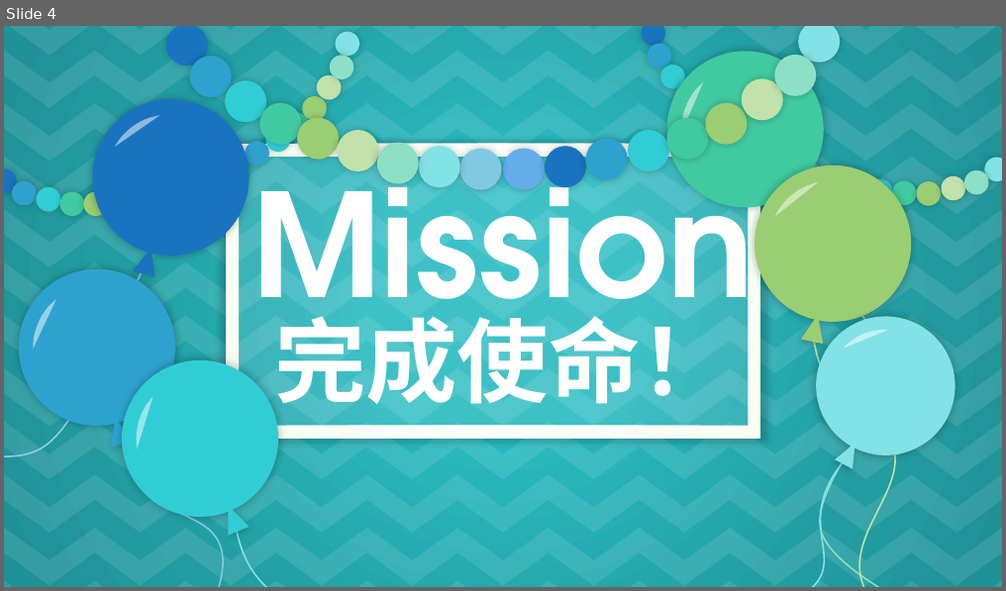
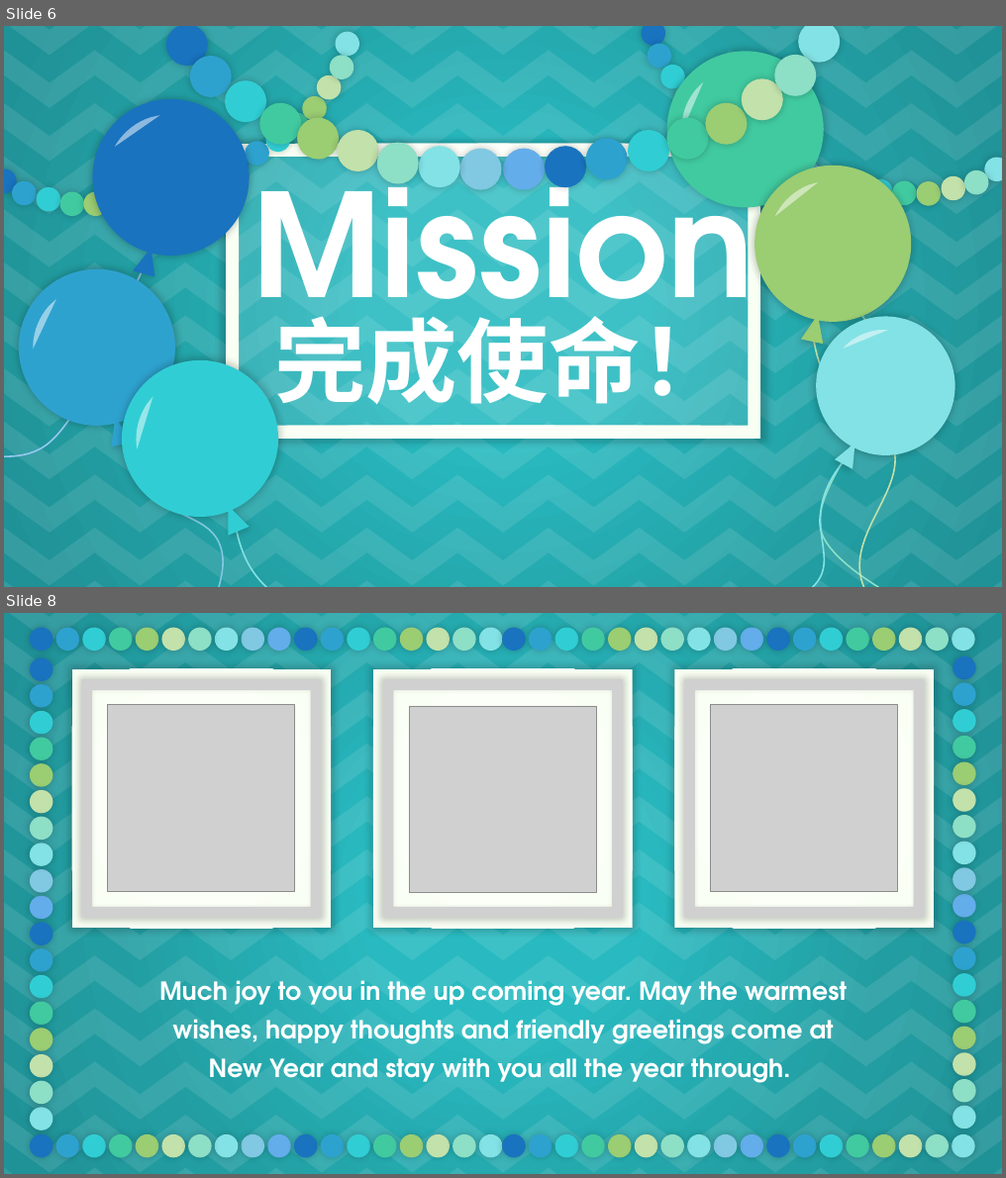
Before and after one commit to zhangzju/ExcelFixer, a slide deck: Main.pptx. Shown one above the other, each under a label of ours: slide 4 before the commit, slides 6 and 8 after it; the slides between them are not shown. The pictures are 1006x591 and 1006x1178 pixels, drawn with LibreOffice and Linux fonts; fonts in the diff are those of the drawing; grey boxes stand for pictures. Boxes give left, top, right and bottom in pixels: in the first picture for what was removed or moved away, otherwise in the second. Text is boxed around its words. In the diff, an @@ line names an element or a change of style, - is before the commit and + after.

```diff
--- a/Main.pptx
+++ b/Main.pptx
@@ slide 8 added at box(4, 613, 1002, 1174), background gradient #28BAC0 to #229DA1 to #1F9297; not listed: 126 template elements that a slide beside it also shows @@
@@ group added at box(30, 627, 975, 651): 36 ellipses @@
@@ rectangle added at box(72, 669, 331, 928), fill gradient #FFFFFF to #F9FFF3 @@
@@ rectangle added at box(373, 669, 632, 928), fill gradient #FFFFFF to #F9FFF3 @@
@@ rectangle added at box(675, 669, 934, 928), fill gradient #FFFFFF to #F9FFF3 @@
@@ picture added at box(82, 679, 322, 918) @@
@@ picture added at box(383, 679, 623, 918) @@
@@ picture added at box(684, 679, 924, 918) @@
@@ picture added at box(108, 705, 295, 892) @@
@@ picture added at box(409, 706, 596, 893) @@
@@ picture added at box(711, 705, 898, 892) @@
@@ text added at box(159, 980, 846, 1083), 24 pt, text #FFFFFF, bold @@
+Much joy to you in the up coming year. May the warmest wishes, happy thoughts and friendly greetings come at New Year and stay with you all the year through.
@@ group added at box(30, 658, 53, 1131): 18 ellipses @@
@@ group added at box(952, 657, 976, 1129): 18 ellipses @@
@@ group added at box(30, 1135, 975, 1158): 36 ellipses @@
@@ what was slide 4 is now slide 6 @@
```
Also in this commit, not shown: 1 slide changed, 2 other slides added, 2 other files.
